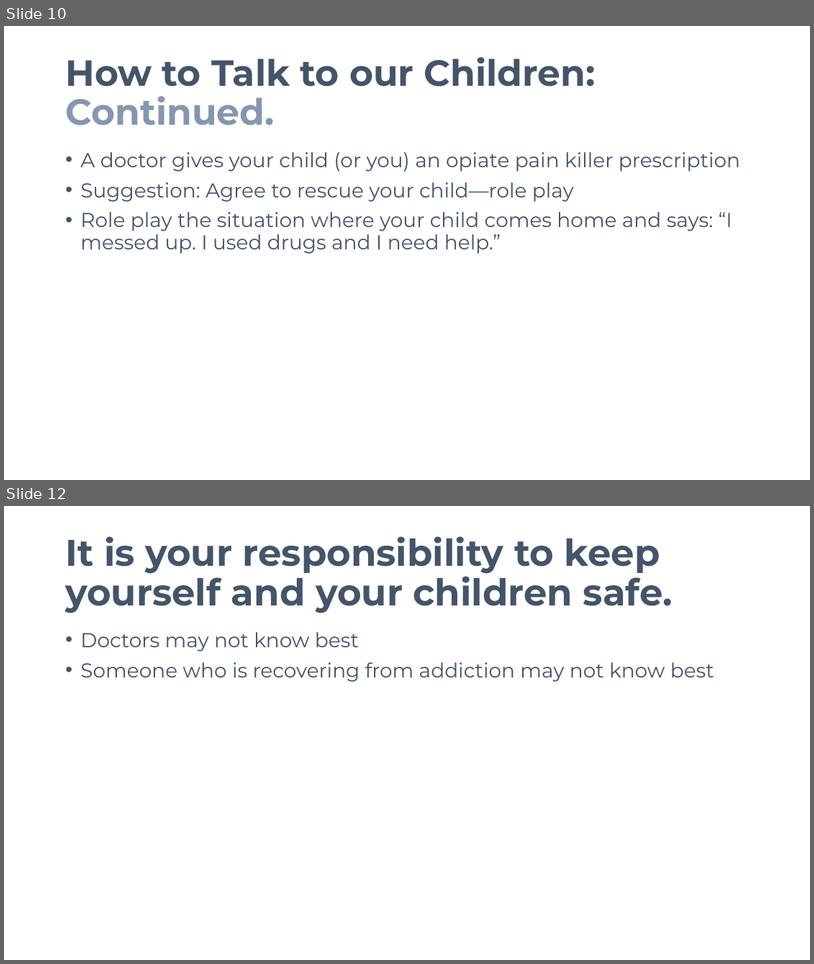
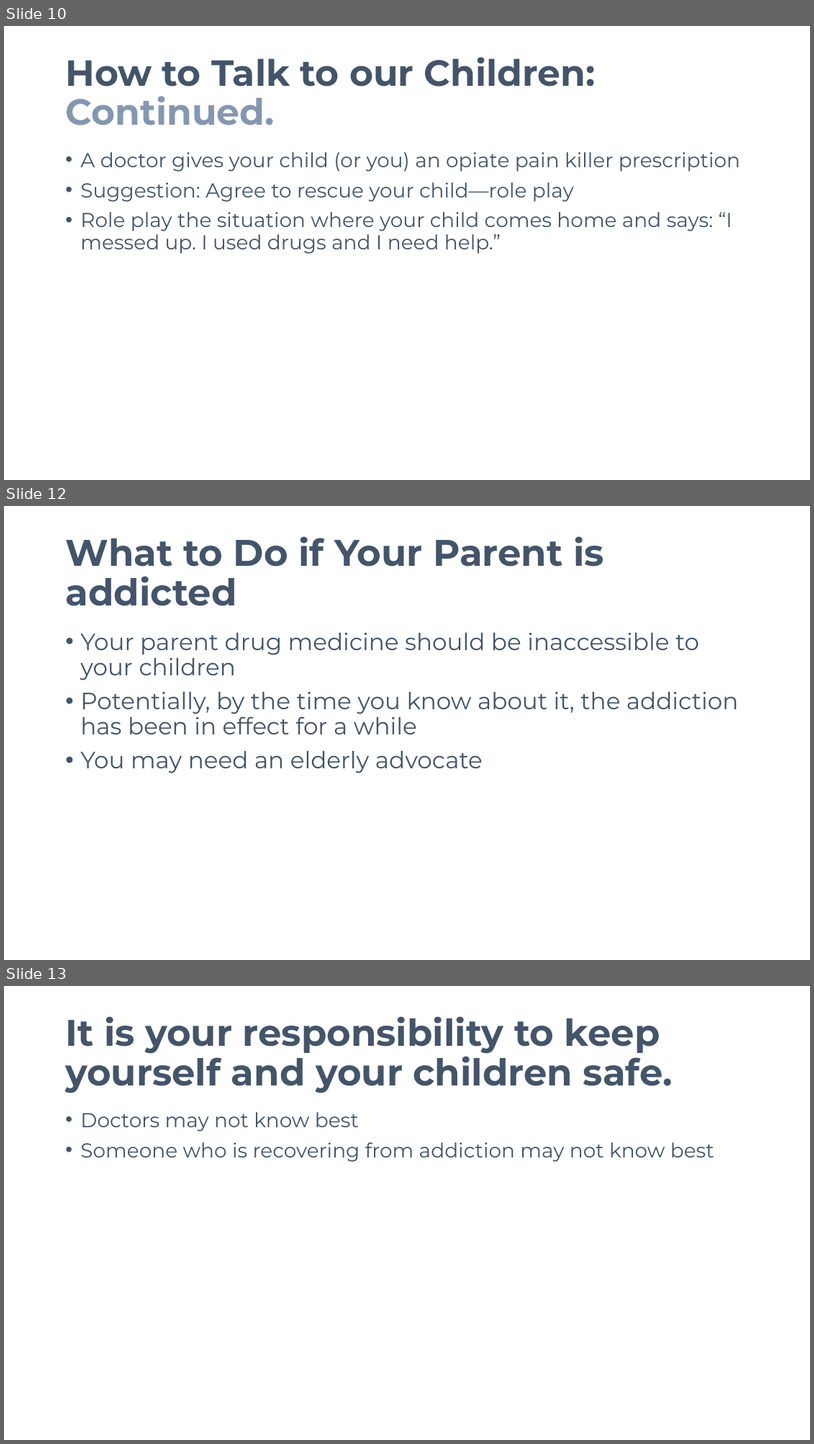
Before and after one commit to avifarah/Know-the-signs-when-and-how-talk-about-drugs, a slide deck: Know the Signs_When and How to Talk about Drugs.pptx. Shown one above the other, each under a label of ours: slides 10 and 12 before the commit, slides 10, 12 and 13 after it; the slides between them are not shown. The pictures are 814x964 and 814x1444 pixels, drawn with LibreOffice and Linux fonts; fonts in the diff are those of the drawing. Boxes give left, top, right and bottom in pixels: in the first picture for what was removed or moved away, otherwise in the second. Text is boxed around its words. In the diff, an @@ line names an element or a change of style, - is before the commit and + after.

```diff
--- a/Know the Signs_When and How to Talk about Drugs.pptx
+++ b/Know the Signs_When and How to Talk about Drugs.pptx
@@ slide 12 added at (4, 506, 810, 960), background #FFFFFF @@
@@ title added at (65, 536, 604, 606), 44 pt, text #44546A, bold @@
+What to Do if Your Parent is addicted
@@ text added at (80, 632, 738, 773), 28 pt, text #44546A @@
+• Your parent drug medicine should be inaccessible to your children
+• Potentially, by the time you know about it, the addiction has been in effect for a while
+• You may need an elderly advocate
@@ what was slide 12 is now slide 13 @@
```
Also in this commit, not shown: 2 slides changed.
